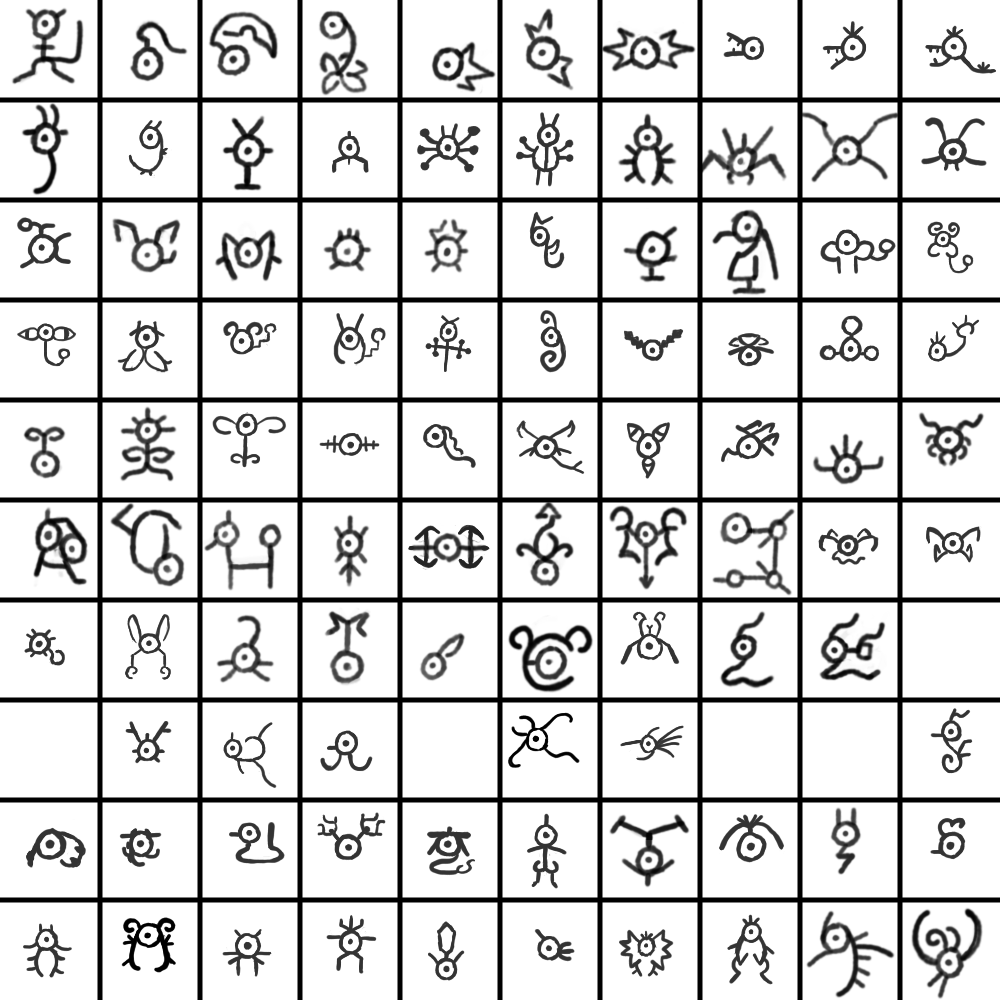
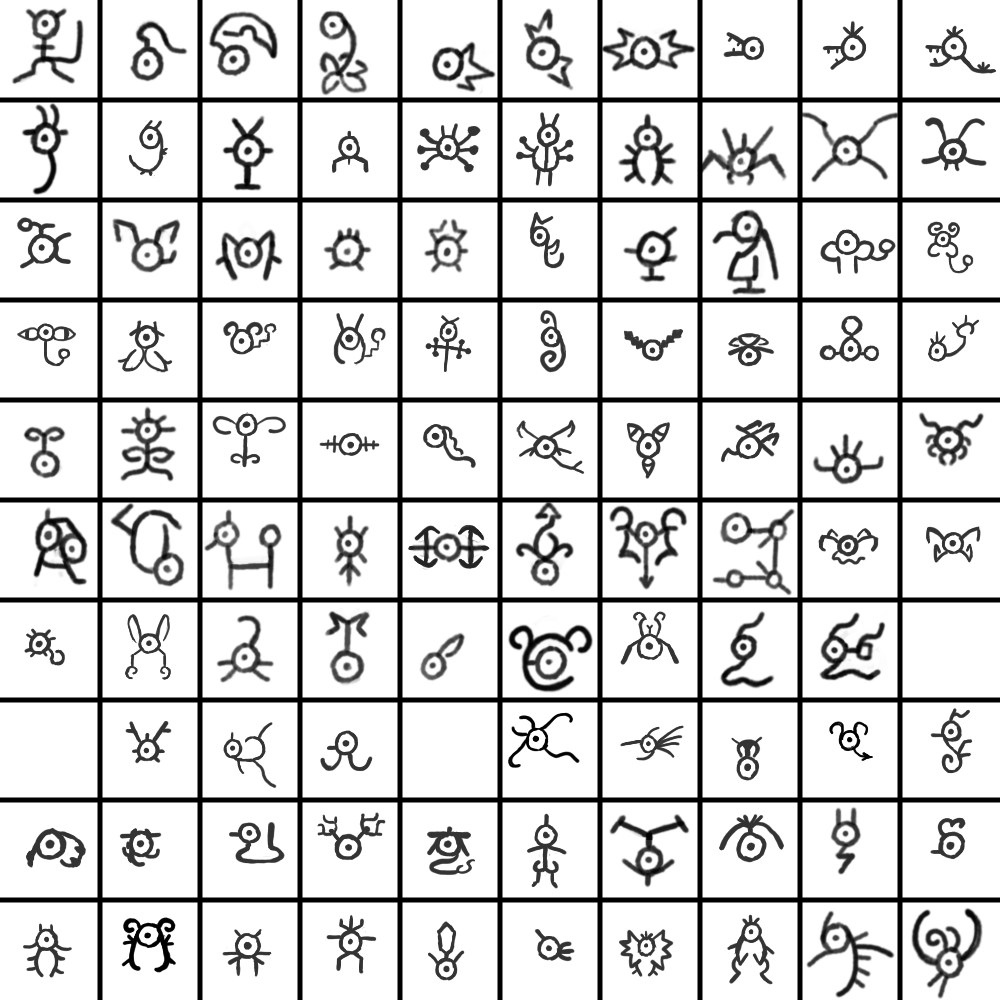
Layered file, before and after one edit (w=1000, h=1000). Changes by layer:
painted on "Paint Layer 1" over [731, 721, 873, 781]
